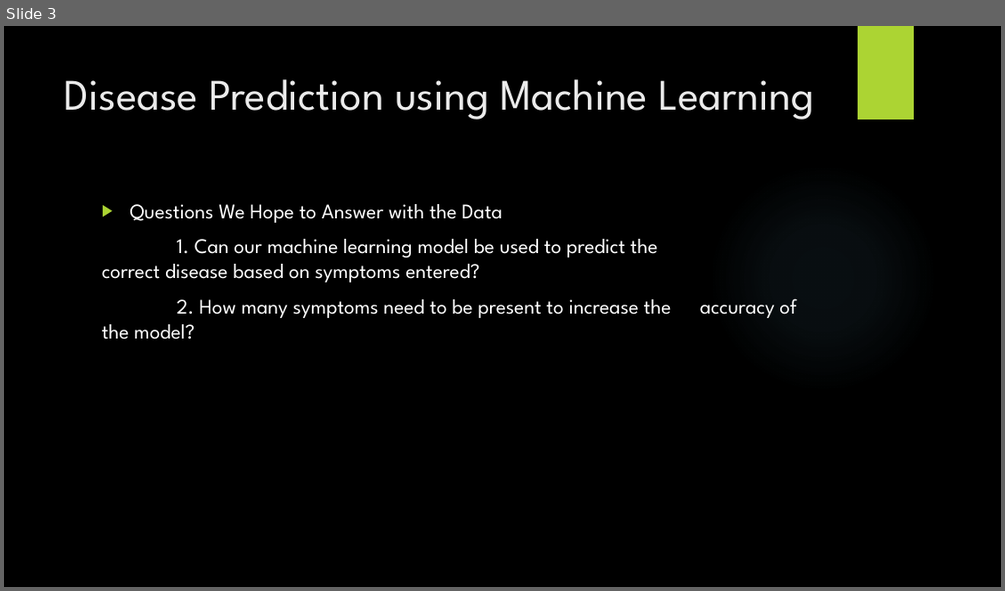
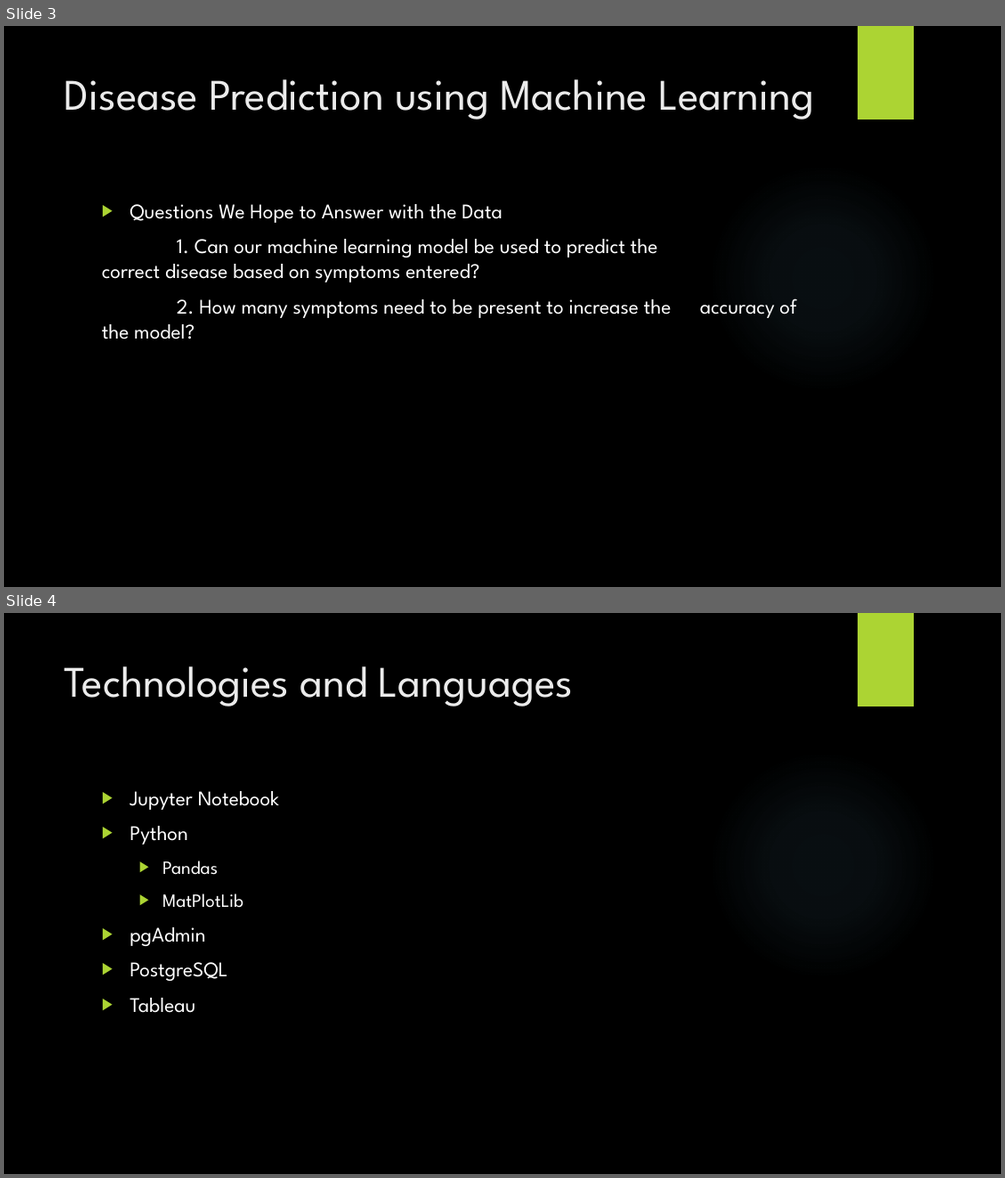
Before and after one commit to johnsetzer3/Disease_Prediction, a slide deck: Team_Code Blue Final Project.pptx. Shown one above the other, each under a label of ours: slide 3 before the commit, slides 3 and 4 after it. The pictures are 1005x591 and 1005x1178 pixels, drawn with LibreOffice and Linux fonts; fonts in the diff are those of the drawing; background and template pictures are left out. Boxes give left, top, right and bottom in pixels: in the first picture for what was removed or moved away, otherwise in the second. Text is boxed around its words. In the diff, an @@ line names an element or a change of style, - is before the commit and + after.

```diff
--- a/Team_Code Blue Final Project.pptx
+++ b/Team_Code Blue Final Project.pptx
@@ slide 4 added at <box>4,613,1001,1174</box>, background picture (left out); not listed: 2 template elements that a slide beside it also shows @@
@@ title added at <box>65,666,573,706</box>, 42 pt, text #EBEBEB @@
+Technologies and Languages
@@ text added at <box>129,791,279,1013</box>, 20 pt, text #FFFFFF @@
+▶ Jupyter Notebook
+▶ Python
+  ▶ Pandas
+  ▶ MatPlotLib
+▶ pgAdmin
+▶ PostgreSQL
+▶ Tableau
```
Also in this commit, not shown: 3 slides changed, 15 other slides added, 1 other file.
